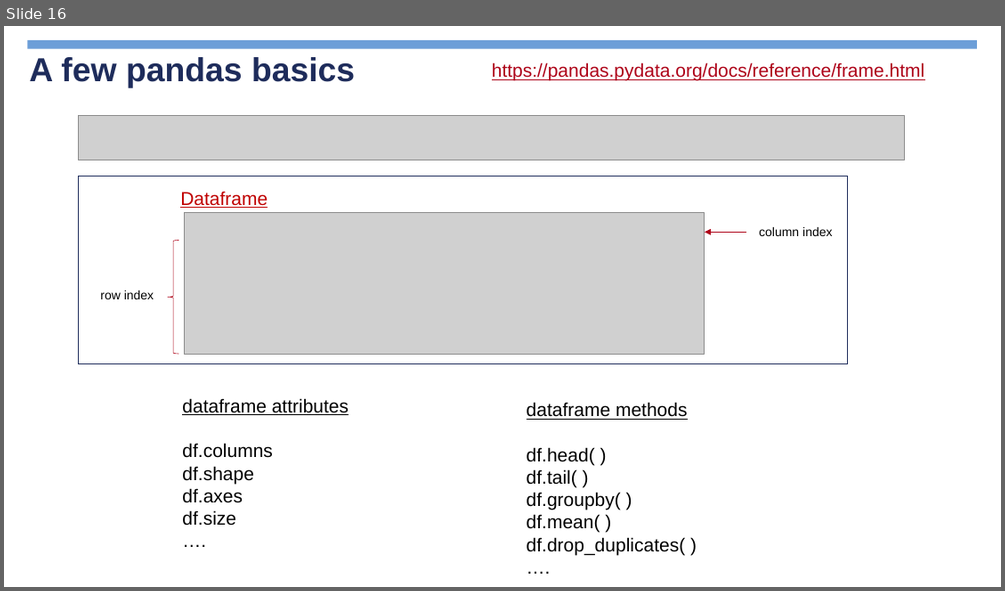
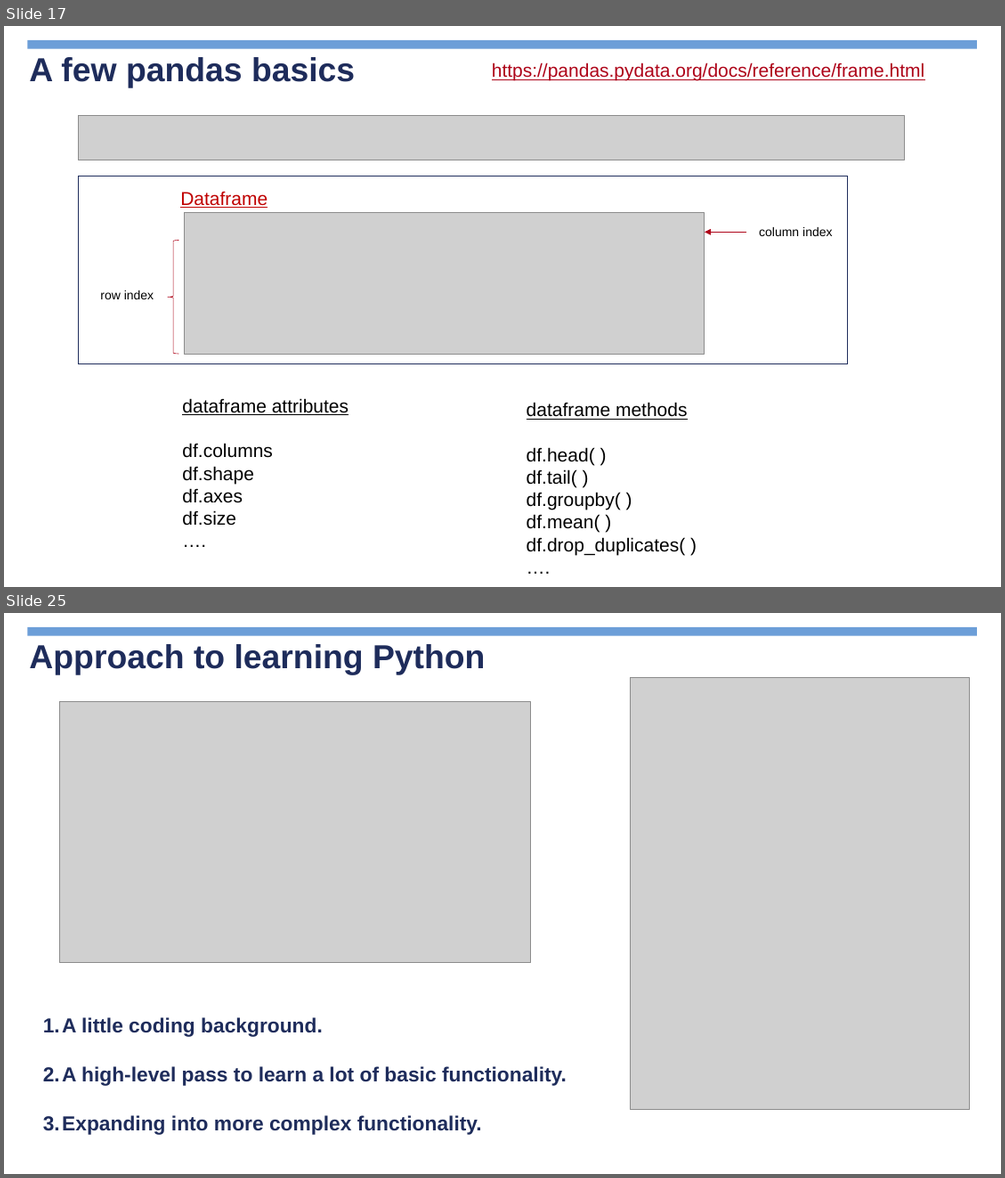
Before and after one commit to jimcody2014/Python-CDC, a slide deck: Intro to Python/Introduction to Python 2022.pptx. Shown one above the other, each under a label of ours: slide 16 before the commit, slides 17 and 25 after it; the slides between them are not shown. The pictures are 1005x591 and 1005x1178 pixels, drawn with LibreOffice and Linux fonts; fonts in the diff are those of the drawing; grey boxes stand for pictures; background and template pictures are left out. Boxes give left, top, right and bottom in pixels: in the first picture for what was removed or moved away, otherwise in the second. Text is boxed around its words. In the diff, an @@ line names an element or a change of style, - is before the commit and + after.

```diff
--- a/Intro to Python/Introduction to Python 2022.pptx
+++ b/Intro to Python/Introduction to Python 2022.pptx
@@ slide 25 added at <box>4,613,1001,1174</box>, background picture (left out); not listed: 1 template element that a slide beside it also shows @@
@@ title added at <box>29,644,485,675</box>, 32 pt, text #1E2C5B, bold @@
+Approach to learning Python
@@ picture added at <box>630,678,970,1109</box> @@
@@ picture added at <box>59,702,531,963</box> @@
@@ text added at <box>62,1017,566,1135</box>, 19.5 pt, text #1E2C5B, bold @@
+1. A little coding background.
+2. A high-level pass to learn a lot of basic functionality.
+3. Expanding into more complex functionality.
@@ page number added at <box>769,1135,994,1165</box>, 13 pt, text #FFFFFF, bold @@
+25
@@ what was slide 16 is now slide 17 @@
```
Also in this commit, not shown: 1 slide changed, 7 other slides added, 48 other files.
